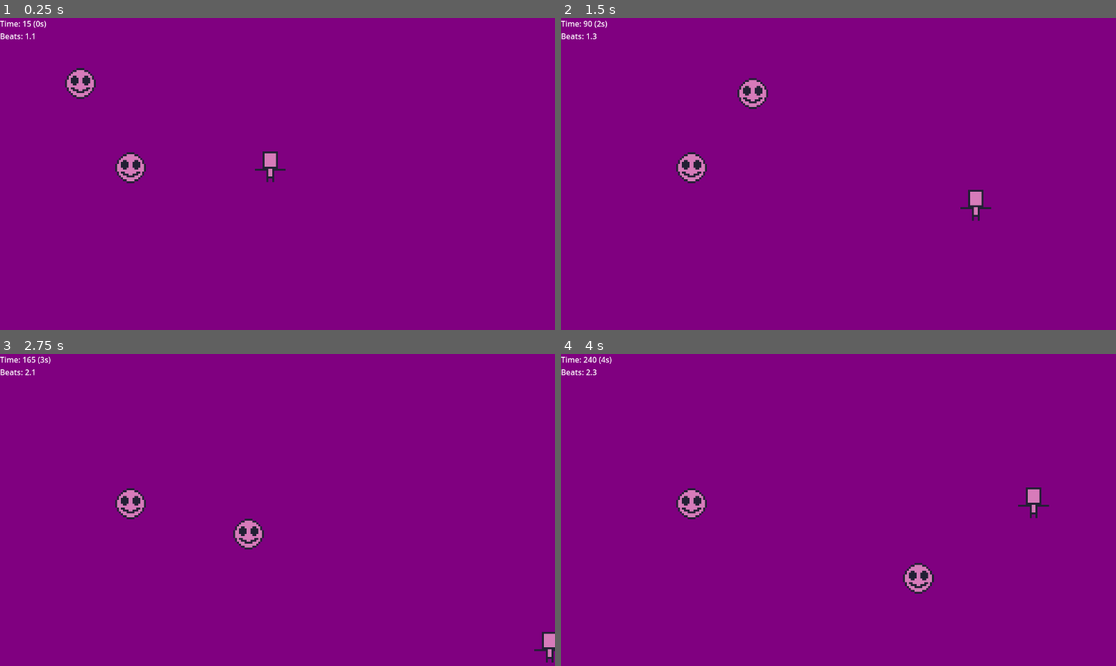
Above: before the commit, frames 1-4 (two rows, left to right).
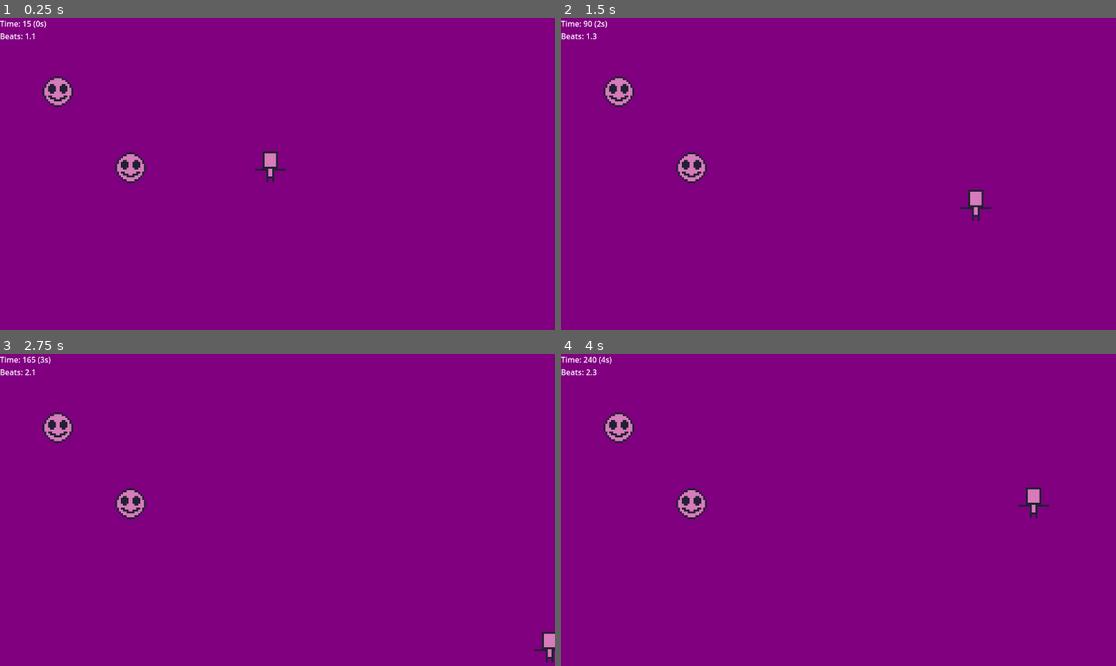
Above: after the commit, the same moments.

Repository: slost/1bj-hero-core
Game: Godot game, scene res://Scenes/Game/game.tscn
Two runs of this game, one before a commit and one after it. Both use one fixed random seed, a clock stepped at 60 frames per second and the inputs below.
Inputs:
- Up to frame 1 (0.25 s): no input
- Up to frame 2 (1.5 s): hold Right (move_right) 0.53-1.28 s; hold Down (move_down) from 1.28 s (still down)
- Up to frame 3 (2.75 s): release Down (move_down) at 2.03 s; hold Right (move_right) from 2.03 s (still down)
- Up to frame 4 (4 s): release Right (move_right) at 2.78 s; hold Up (move_up) 2.78-3.53 s; hold Left (move_left) from 3.53 s (still down)

The runs differ from the first frame. In frame 1, 0.8% of the frame differs, in the area x 7-18%, y 16-29%; in frame 2, 0.8%, in the area x 7-38%, y 18-30%; in frame 3, 0.8%; in frame 4, 0.8%.

Commit message:
Update mondster_dummy.gd

Diff:
--- a/Scenes/Character/mondster_dummy.gd
+++ b/Scenes/Character/mondster_dummy.gd
@@ -3,33 +3,90 @@
 
 @onready var player = $"..".get_node("Player")
 
-enum ENUM_MOVE_TYPE {
+enum MONSTER_STATE {
+	IDLE,
+	CHASE,
+	ATTACK
+}
+
+enum MOVE_TYPE {
 	NONE,
 	DIRECT,
-	ROUNDED
+	ROUNDED, # เดินแบบวงกลมล้อมผู้เล่น
+	ROUNDED_TO_PLYER, # เดินแบบวงกลมล้อมผู้เล่นก่อน จากนั้น จะค่อย ๆ ขยับเข้าไปใกล้ ๆ ผู้เล่นแบบวงกลม
+	ROUNDED_CLOSE_PLYER  # ค่อย ๆ ขยับเข้าไปใกล้ ๆ ผู้เล่นแบบวงกลม
 }
 
-@export var move_type:ENUM_MOVE_TYPE = ENUM_MOVE_TYPE.NONE
+@export var move_behavior:MOVE_TYPE = MOVE_TYPE.NONE
 
 @export var speed = 200
 
-@export var radius = 300
+@export var radius = 200
 
 var _angle = 0
+var _radius = 0
+var current_state
+
+# ใช้จับเวลา ว่า กำลังวิ่งอยู่ในระยะวงกลมเป็นเวลา 5 วิหรือไม่
+var round_move_timer_init = 5
+var round_move_timer = 0
+# ค่าความคลาดเคลื่อนที่ยอมรับได้ (สำหรับการเช็คว่าวิ่งอยู่ในระยะวงกลม)
+var error_distance = 5
+# อัตราการเดินเข้าใกล้ผู้เล่น (สำหรับการเช็คเดินเข้าใกล้แบบวงกลม)
+var rate_close_player = 10
 
 func _ready():
-	pass
-
+	current_state = MONSTER_STATE.IDLE
+	_radius = radius
+	round_move_timer = round_move_timer_init
 
 func _process(_delta) -> void:
-	match move_type:
-		ENUM_MOVE_TYPE.DIRECT:
-			var direction = (player.global_position - global_position).normalized()
-			velocity = direction * speed
-		ENUM_MOVE_TYPE.ROUNDED:
-			_angle += _delta
-			var offset = player.global_position - Vector2(sin(_angle), cos(_angle)) * radius
-			var direction = (offset - global_position).normalized()
-			velocity = direction * speed
+	match current_state:
+		MONSTER_STATE.IDLE:
+			match move_behavior:
+				MOVE_TYPE.DIRECT:
+					var direction = (player.global_position - global_position).normalized()
+					velocity = direction * speed
+				MOVE_TYPE.ROUNDED, MOVE_TYPE.ROUNDED_TO_PLYER, MOVE_TYPE.ROUNDED_CLOSE_PLYER:
+					# ทำให้เดินเข้าไปใกล้ ๆ ผู้เล่น สำหรับ ROUNDED_CLOSE_PLYER
+					if move_behavior == MOVE_TYPE.ROUNDED_CLOSE_PLYER:
+						if _radius > 0:
+							_radius = max(_radius - _delta * rate_close_player, 0)
+					else:
+						_radius = radius
 
-	move_and_slide()
+					_angle += _delta
+					#var offset = player.global_position - Vector2(sin(_angle), cos(_angle)) * _radius
+					# With the following lines
+					var offset_x = cos(_angle) * _radius
+					var offset_y = sin(_angle) * _radius
+					var offset = player.global_position - Vector2(offset_x, offset_y)
+
+					var direction = (offset - global_position).normalized()
+					var distance_offset = global_position.distance_to(offset)
+					print_debug("distance_offset ", distance_offset)
+					#velocity = direction * speed
+					velocity = direction * speed
+
+					# เช็คว่าเดินเป็นวงกลมแล้วยัง แล้วจะอัเดตสถานะการเดินเป็นเดินเข้าใกล้
+					if move_behavior == MOVE_TYPE.ROUNDED_TO_PLYER:
+						if round_move_timer > 0:
+							var distance = global_position.distance_to(player.global_position)
+							if distance >= ( radius - error_distance ) && distance <= ( radius + error_distance ):
+								round_move_timer -= _delta
+							else:
+								round_move_timer = round_move_timer_init
+							print_debug(distance)
+						else:
+							move_behavior = MOVE_TYPE.ROUNDED_CLOSE_PLYER
+
+						print_debug(round_move_timer)
+					# เช็คว่าผู้เล่นเดินหนีออกจากระยะ ให้กลับไปสถานะเดินวงกลมล้อมใหม่
+					if move_behavior == MOVE_TYPE.ROUNDED_CLOSE_PLYER:
+						var distance = global_position.distance_to(player.global_position)
+						if distance >= ( radius + error_distance ):
+							# ผู้เล่นวิ่งหนีไปไกลแล้ว รีเซ็ตสถานะ + ตัวแปร
+							move_behavior = MOVE_TYPE.ROUNDED_TO_PLYER
+							round_move_timer = round_move_timer_init
+
+			move_and_slide()
